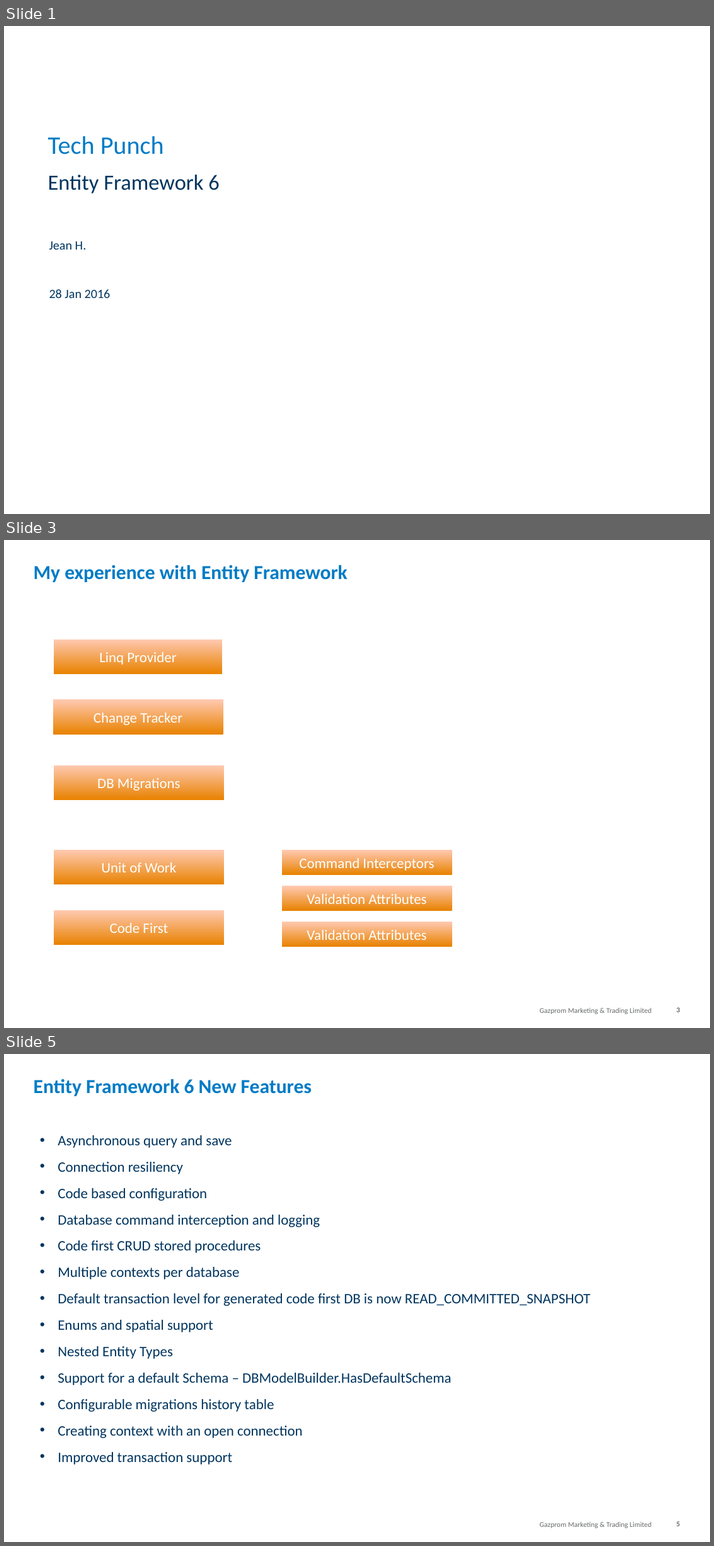
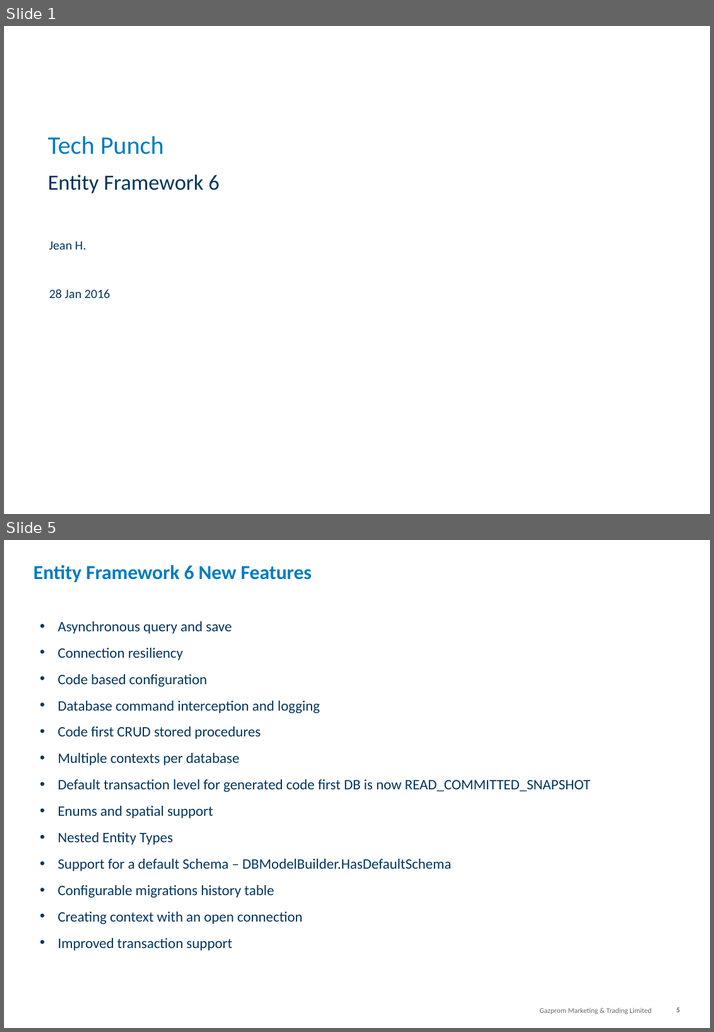
Before and after one commit to jeanhibbert/EfTestConsole, a slide deck: 20160128 Tech Punch - Entity Framework.pptx. Shown one above the other, each under a label of ours: slides 1, 3 and 5 before the commit, slides 1 and 5 after it; the slides between them are not shown. The pictures are 714x1546 and 714x1032 pixels, drawn with LibreOffice and Linux fonts; fonts in the diff are those of the drawing; background and template pictures are left out. Boxes give left, top, right and bottom in pixels: in the first picture for what was removed or moved away, otherwise in the second. Text is boxed around its words. In the diff, an @@ line names an element or a change of style, - is before the commit and + after.

```diff
--- a/20160128 Tech Punch - Entity Framework.pptx
+++ b/20160128 Tech Punch - Entity Framework.pptx
@@ slide 3 removed at (4,540,710,1028), background #FFFFFF; not listed: 2 template elements that a slide beside it also shows @@
@@ title removed at (34,565,347,582) @@
-My experience with Entity Framework
@@ rectangle removed at (54,639,222,674) @@
-Linq Provider
@@ rectangle removed at (53,699,223,734) @@
-Change Tracker
@@ rectangle removed at (54,766,224,800) @@
-DB Migrations
@@ rectangle removed at (54,850,224,885) @@
-Unit of Work
@@ rectangle removed at (282,850,451,875) @@
-Command Interceptors
@@ rectangle removed at (282,886,451,910) @@
-Validation Attributes
@@ rectangle removed at (54,910,224,945) @@
-Code First
@@ rectangle removed at (282,922,451,947) @@
-Validation Attributes
```
Also in this commit, not shown: 1 slide changed, 5 slides added, 2 other slides removed, 34 other files.
